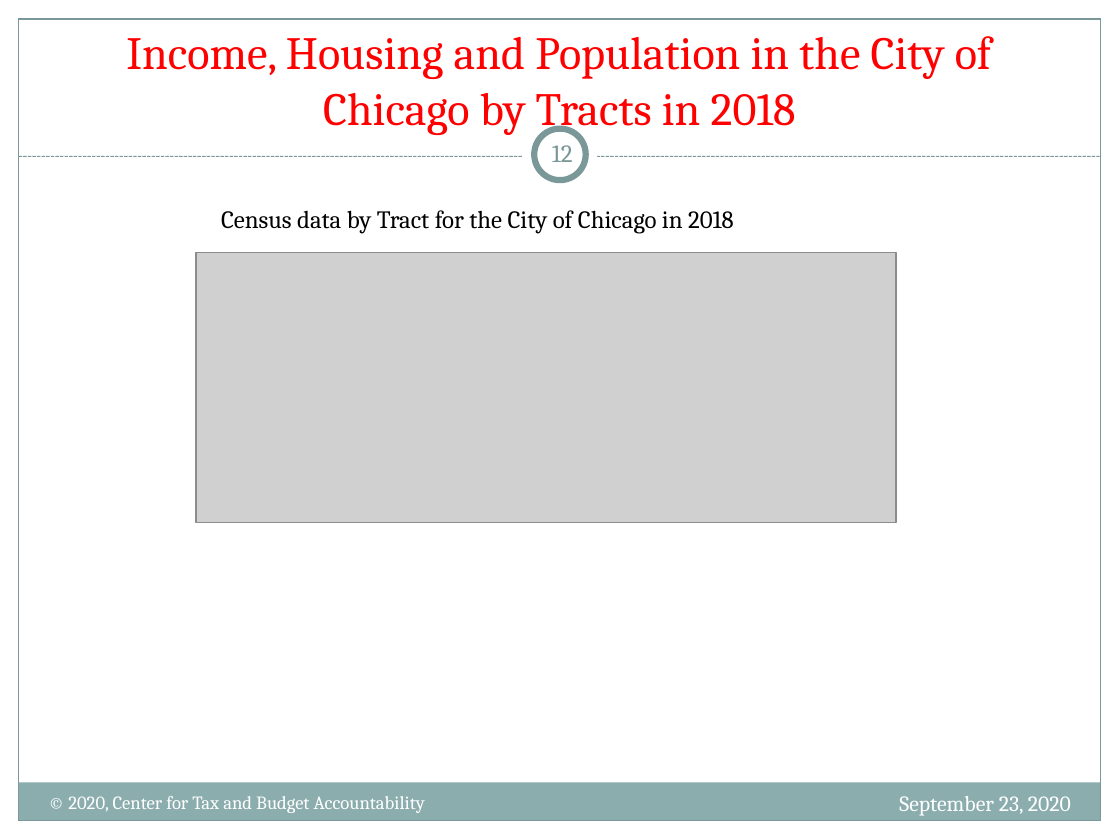
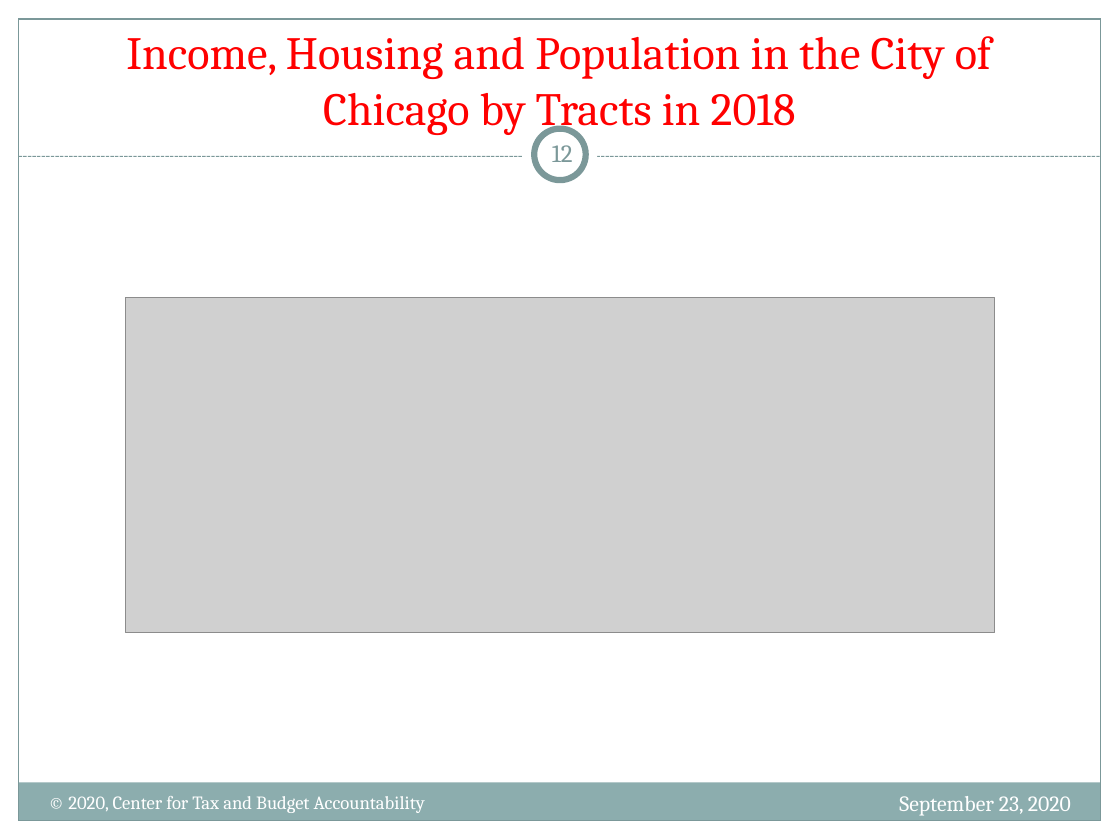
Before and after one commit to nanojgarcia/CTBA_FD, a slide deck: slide 12 of NHS - Gentrification in the City of Chicago.pptx. Drawn at 1120x840 pixels with LibreOffice and Linux fonts; fonts in the diff are those of the drawing; grey boxes stand for pictures. Boxes give left, top, right and bottom in pixels: in the first picture for what was removed or moved away, otherwise in the second. Text is boxed around its words. In the diff, an @@ line names an element or a change of style, - is before the commit and + after.

```diff
--- a/NHS - Gentrification in the City of Chicago.pptx
+++ b/NHS - Gentrification in the City of Chicago.pptx
@@ text removed at bbox=[221, 210, 734, 233] @@
-Census data by Tract for the City of Chicago in 2018
@@ picture: place and size @@
-picture at bbox=[196, 253, 896, 523]
+picture at bbox=[125, 298, 995, 633]
```
Also in this commit, not shown: 15 other slides changed, 1 slide added, 1 other file.
